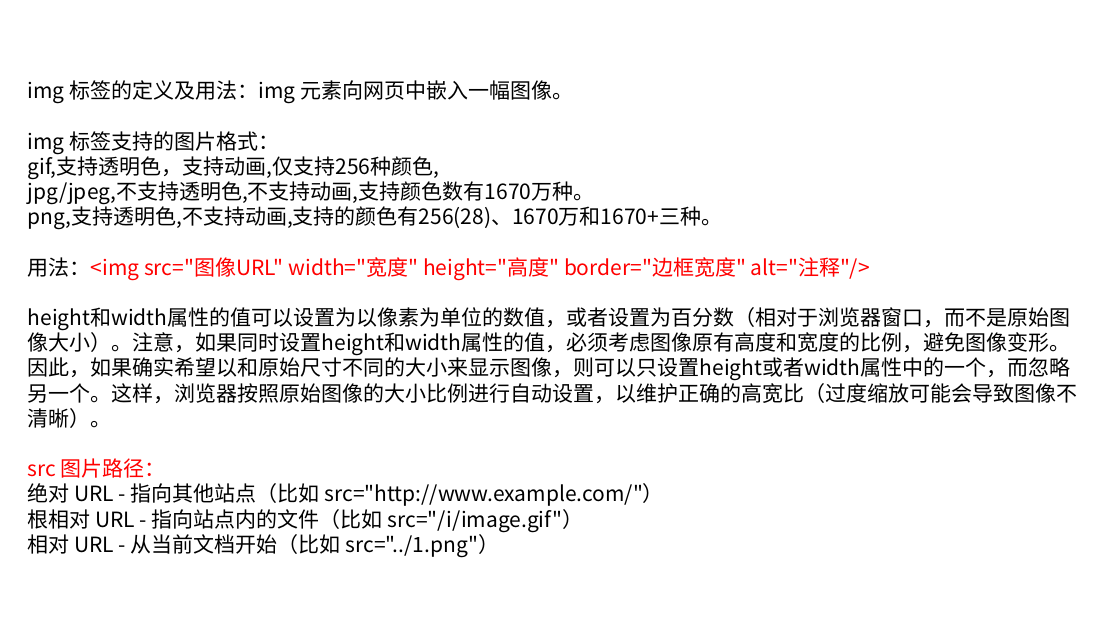
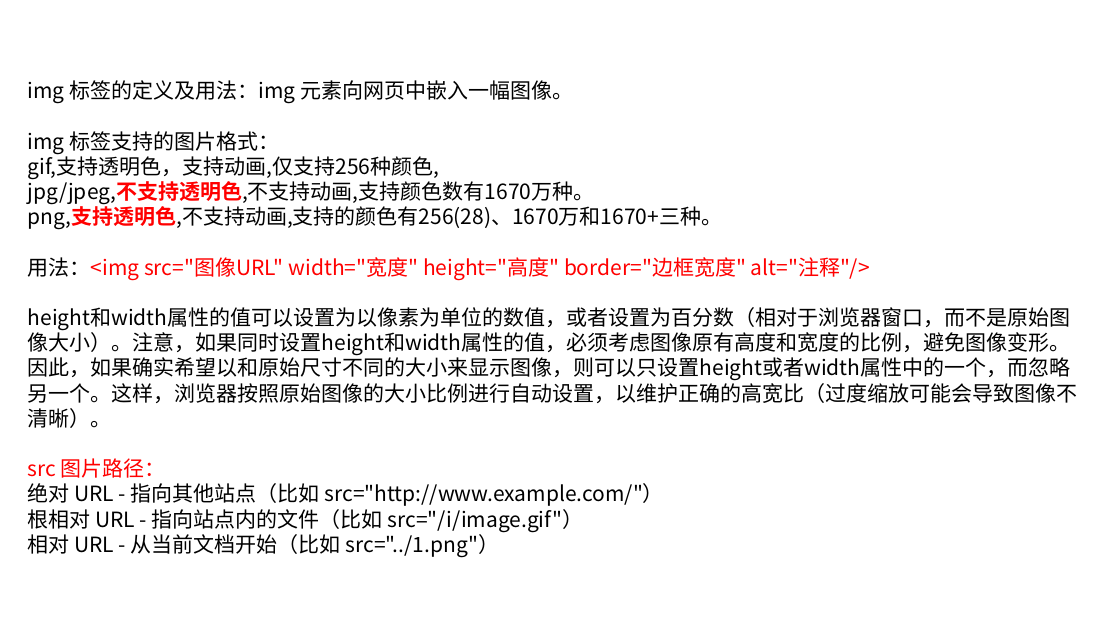
Before and after one commit to linkknown/PPT, a slide deck: slide 12 of 前端PPT/html 简介.pptx. Drawn at 1120x630 pixels with LibreOffice and Linux fonts; fonts in the diff are those of the drawing; background and template pictures are left out. Boxes give left, top, right and bottom in pixels: in the first picture for what was removed or moved away, otherwise in the second. Text is boxed around its words. In the diff, an @@ line names an element or a change of style, - is before the commit and + after.

```diff
--- a/前端PPT/html 简介.pptx
+++ b/前端PPT/html 简介.pptx
@@ text at bbox=[28, 178, 723, 229]: text colour #000000 to #FF0000, bold on in "jpg/jpeg,不支持透明色,不支持动画,支持颜色数有1670万种。", "png,支持透明色,不支持动画,支持的颜色有256(28)、1670万和1670+三种。" @@
```
Also in this commit, not shown: 8 other slides changed, 1 slide added, 1 slide removed.
